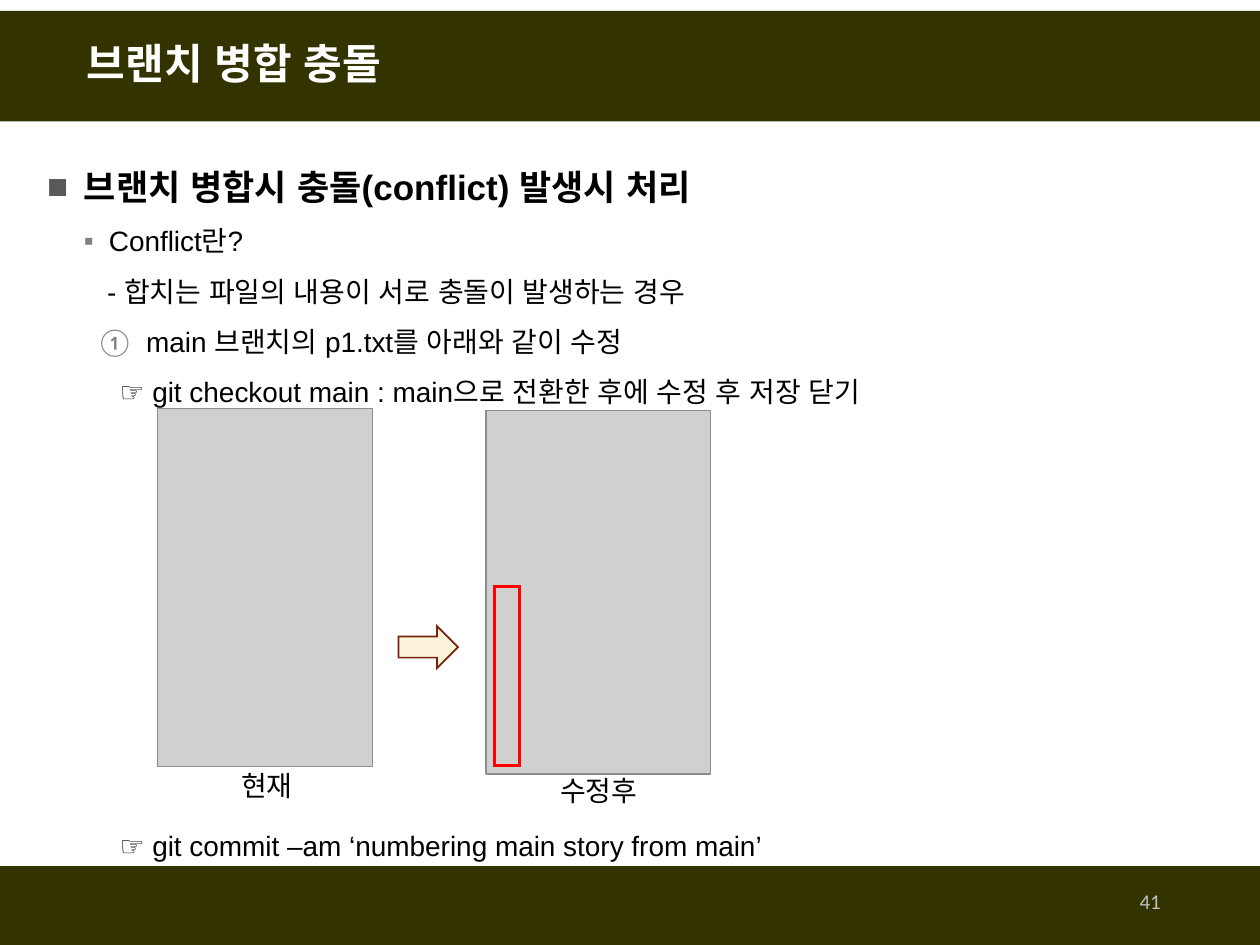
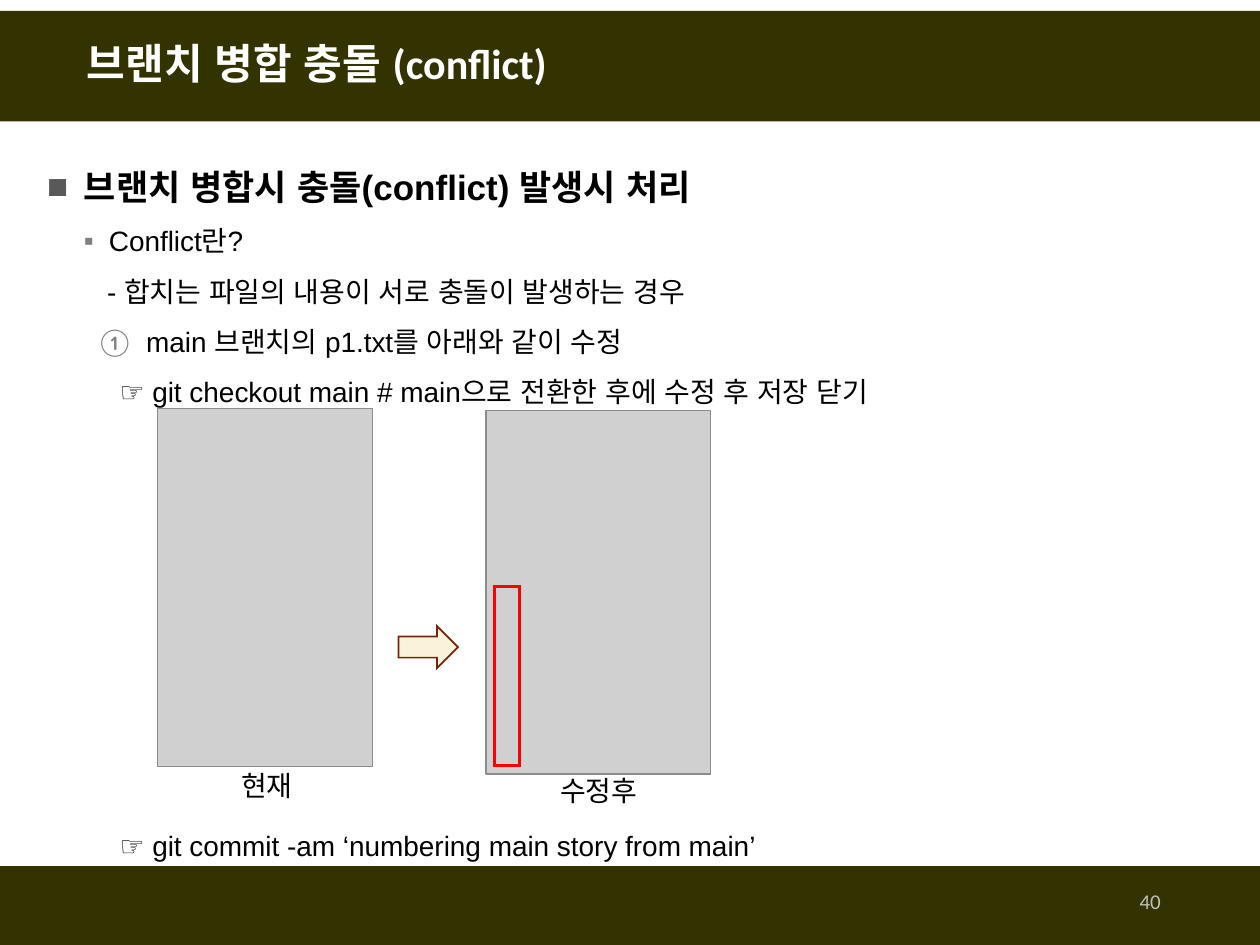
Before and after one commit to fasthill/github-lecture, a slide deck: slide 40 of git및github첫걸음-git사용하기.pptx (slide 41 before the commit). Drawn at 1260x945 pixels with LibreOffice and Linux fonts; fonts in the diff are those of the drawing; grey boxes stand for pictures. Boxes give left, top, right and bottom in pixels: in the first picture for what was removed or moved away, otherwise in the second. Text is boxed around its words. In the diff, an @@ line names an element or a change of style, - is before the commit and + after.

```diff
--- a/git및github첫걸음-git사용하기.pptx
+++ b/git및github첫걸음-git사용하기.pptx
@@ title at <box>87,43,547,85</box>: text changed @@
-브랜치 병합 충돌
+브랜치 병합 충돌 (conflict)
@@ text at <box>152,378,867,861</box>: text changed @@
-  ☞ git checkout main : main으로 전환한 후에 수정 후 저장 닫기
-  ☞ git commit –am ‘numbering main story from main’
+  ☞ git checkout main # main으로 전환한 후에 수정 후 저장 닫기
+  ☞ git commit -am ‘numbering main story from main’
@@ page number at <box>1140,895,1161,909</box>: text changed @@
-41
+40
```
Also in this commit, not shown: 39 other slides changed, 2 slides added, 1 slide removed.
